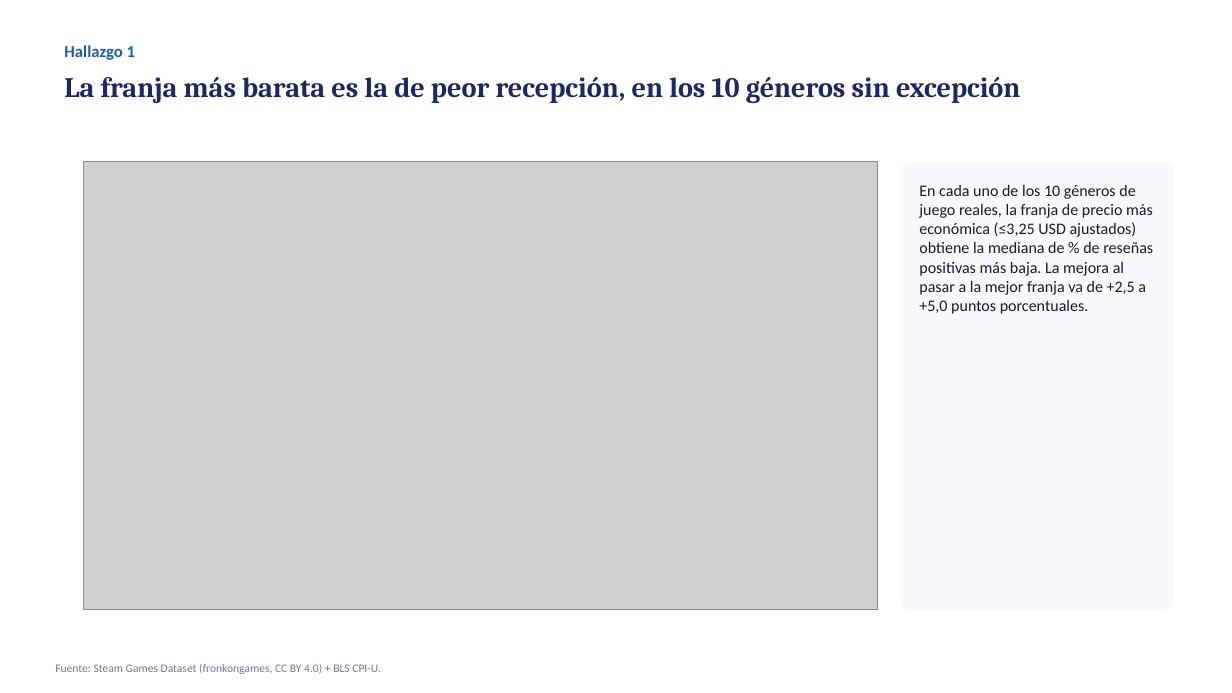
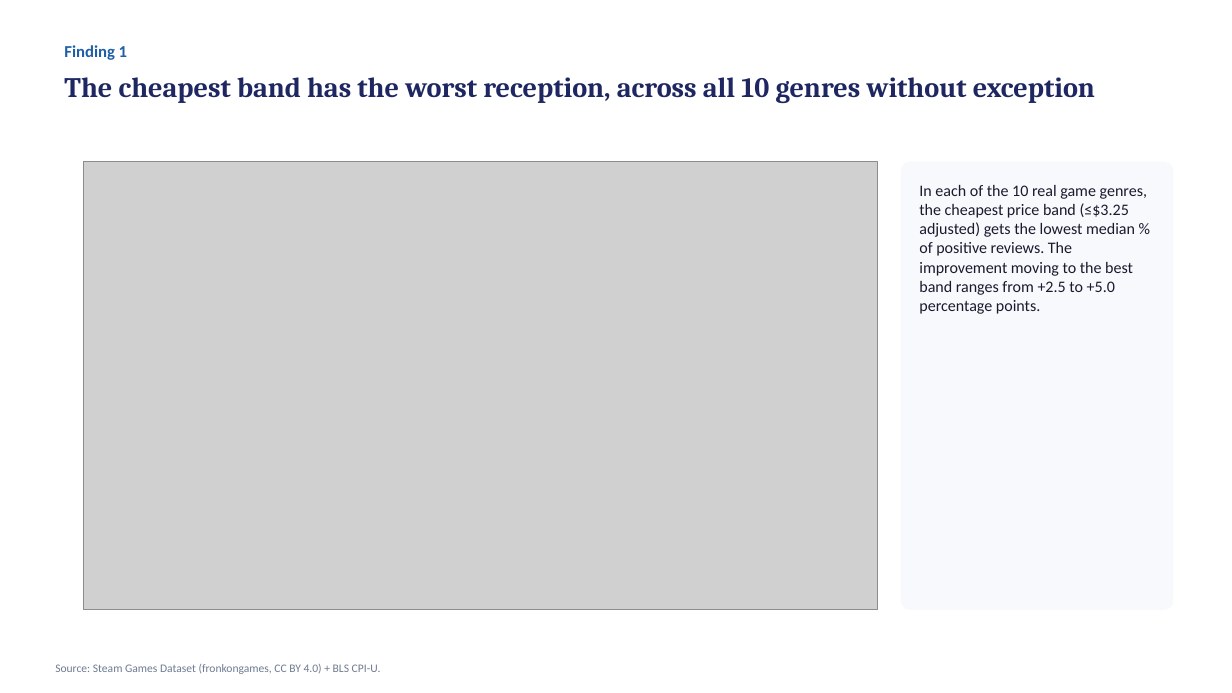
Before and after one commit to BobbyTarantino099/steam-price-reception, a slide deck: slide 4 of entregables/presentacion_fase5.pptx. Drawn at 1232x693 pixels with LibreOffice and Linux fonts; fonts in the diff are those of the drawing; grey boxes stand for pictures. Boxes give left, top, right and bottom in pixels: in the first picture for what was removed or moved away, otherwise in the second. Text is boxed around its words. In the diff, an @@ line names an element or a change of style, - is before the commit and + after.

```diff
--- a/entregables/presentacion_fase5.pptx
+++ b/entregables/presentacion_fase5.pptx
@@ text at bbox=[64, 45, 127, 60]: text changed @@
-Hallazgo 1
+Finding 1
@@ text at bbox=[64, 77, 1095, 103]: text changed @@
-La franja más barata es la de peor recepción, en los 10 géneros sin excepción
+The cheapest band has the worst reception, across all 10 genres without exception
@@ text at bbox=[919, 185, 1147, 314]: text changed @@
-En cada uno de los 10 géneros de juego reales, la franja de precio más económica (≤3,25 USD ajustados) obtiene la mediana de % de reseñas positivas más baja. La mejora al pasar a la mejor franja va de +2,5 a +5,0 puntos porcentuales.
+In each of the 10 real game genres, the cheapest price band (≤$3.25 adjusted) gets the lowest median % of positive reviews. The improvement moving to the best band ranges from +2.5 to +5.0 percentage points.
@@ text at bbox=[55, 664, 381, 674]: text changed @@
-Fuente: Steam Games Dataset (fronkongames, CC BY 4.0) + BLS CPI-U.
+Source: Steam Games Dataset (fronkongames, CC BY 4.0) + BLS CPI-U.
```
Also in this commit, not shown: 8 other slides changed, 4 slides added, 4 slides removed, 15 other files.
